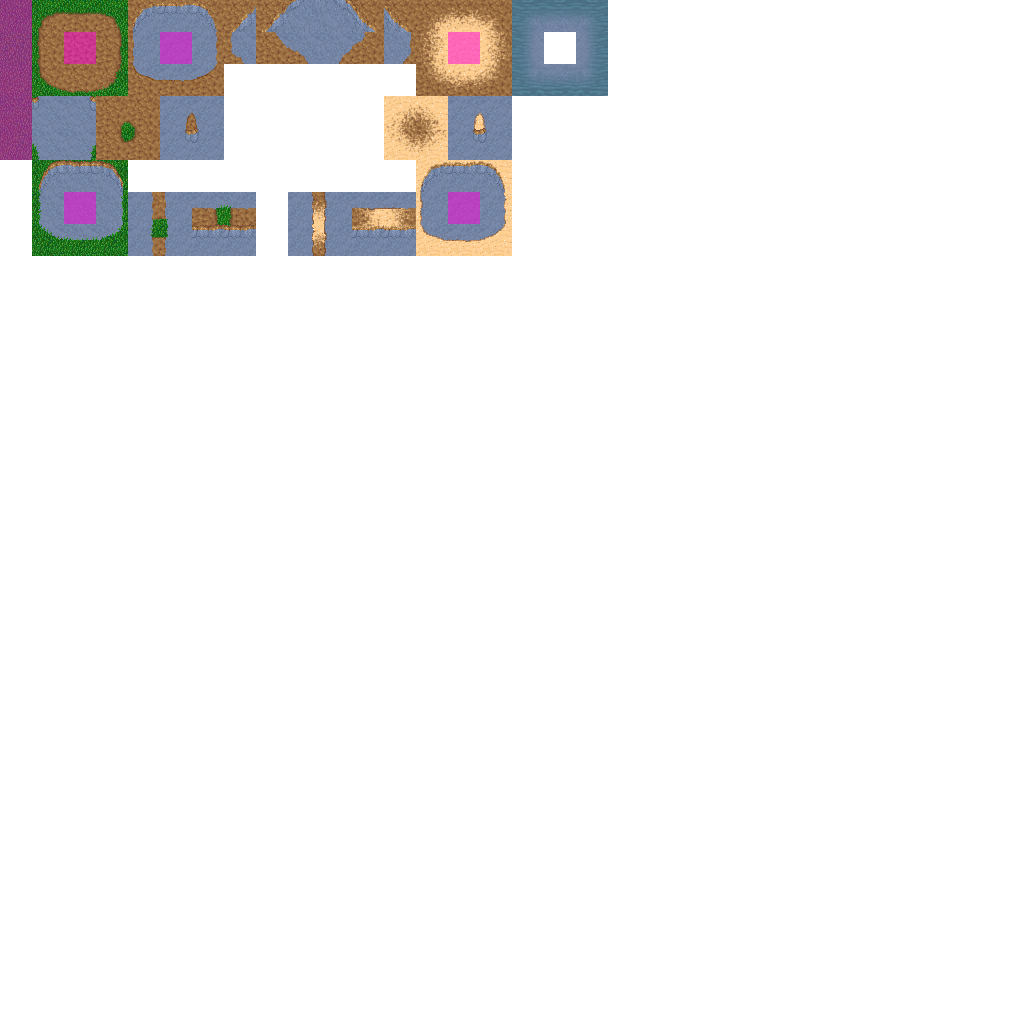
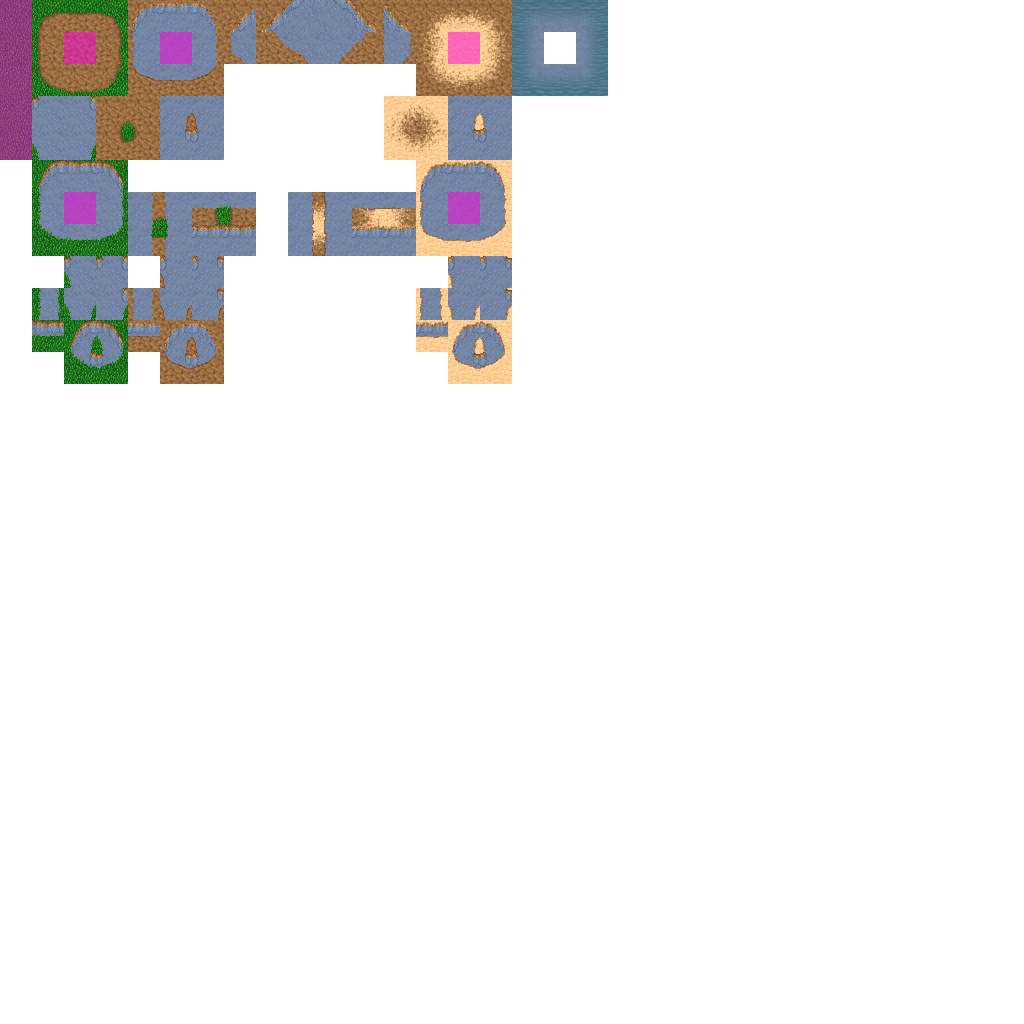
Layer changes from the first w=1024, h=1024 image to the second:
painted on "Vollebene" over 32, 256, 512, 384
